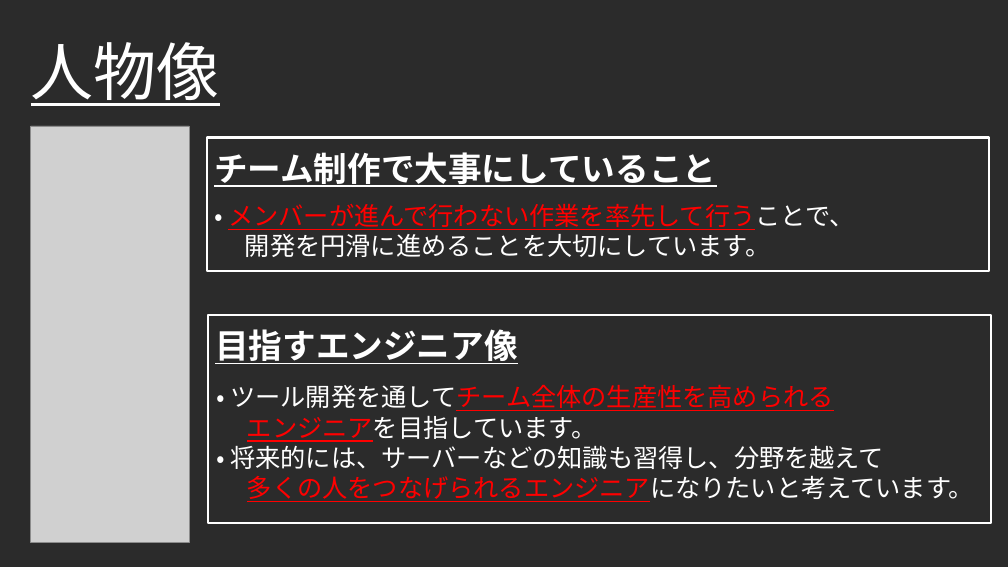
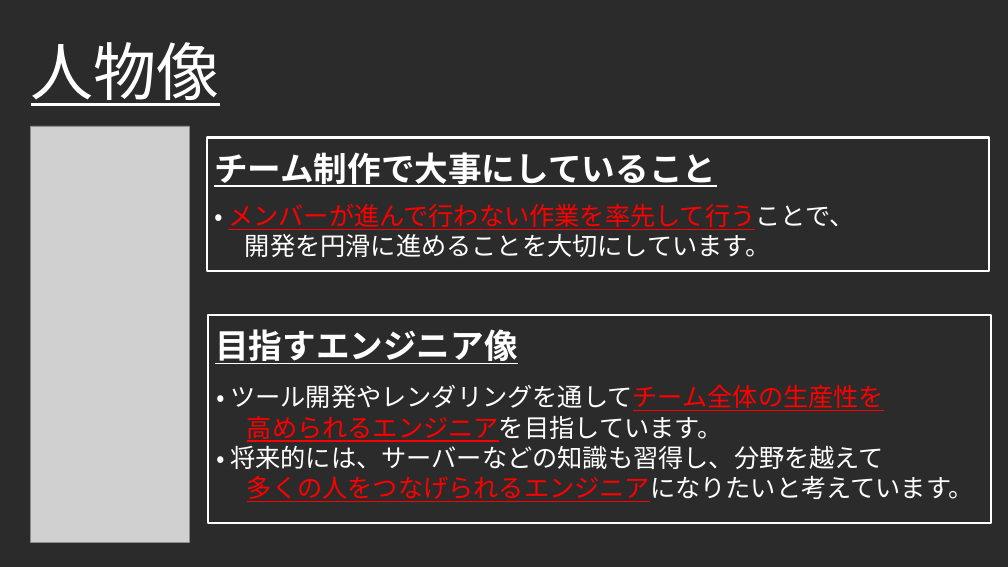
Before and after one commit to Takeshi0106/Action_Game, a slide deck: slide 4 of 0_PR/01_ポートフォリオ.pptx. Drawn at 1008x567 pixels with LibreOffice and Linux fonts; fonts in the diff are those of the drawing; grey boxes stand for pictures; background and template pictures are left out; a plain dark background stands for a picture behind light text. Boxes give left, top, right and bottom in pixels: in the first picture for what was removed or moved away, otherwise in the second. Text is boxed around its words. In the diff, an @@ line names an element or a change of style, - is before the commit and + after.

```diff
--- a/0_PR/01_ポートフォリオ.pptx
+++ b/0_PR/01_ポートフォリオ.pptx
@@ text at <box>216,384,974,502</box>: text changed @@
-・ ツール開発を通してチーム全体の生産性を高められる
-エンジニアを目指しています。
-・ 将来的には、サーバーなどの知識も習得し、分野を越えて
-多くの人をつなげられるエンジニアになりたいと考えています。
+・ ツール開発やレンダリングを通してチーム全体の生産性を
+高められるエンジニアを目指しています。
+・ 将来的には、サーバーなどの知識も習得し、分野を越えて
+多くの人をつなげられるエンジニアになりたいと考えています。
```
Also in this commit, not shown: 2 other slides changed, 1 slide added.
